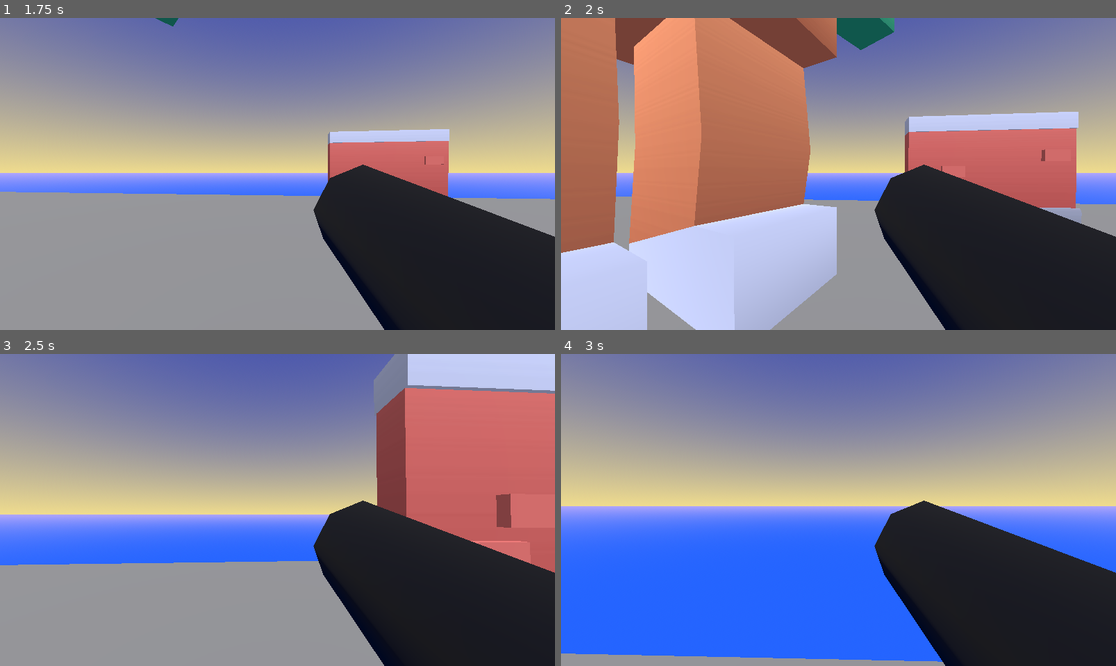
Above: before the commit, frames 1-4 (two rows, left to right).
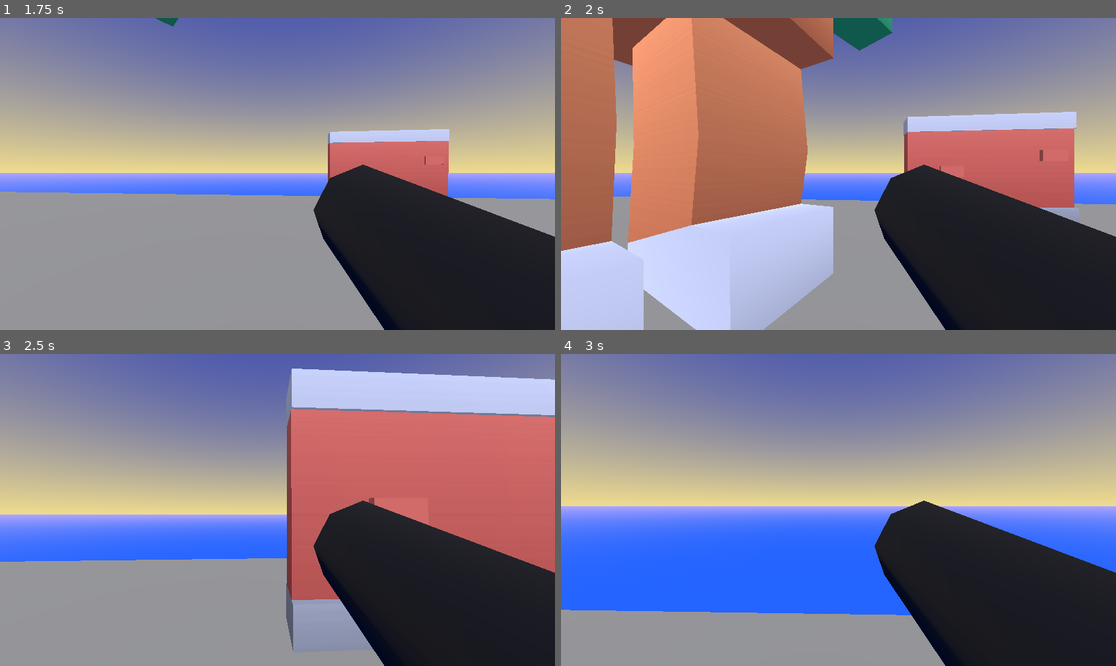
Above: after the commit, the same moments.

Repository: florianvazelle/BossRush
Game: Godot game, scene res://scenes/main.tscn
The game is run twice, just before and just after one commit, with the same random seed, the same clock (stepped at 60 frames per second) and the same inputs.
Inputs (mouse positions are in pixels of both pictures, inside the frame that each line leads up to):
- Up to frame 1 (1.75 s): tap Enter at 0.5 s; move the mouse to (305, 174) at 0.52 s; press the mouse at (305, 174) at 0.53 s; hold W (pm_moveforward) from 0.53 s (still down); tap Space (jump) at 0.77, 1.52 s; move the mouse to (249, 174) at 1.27 s; release the mouse at (249, 174) at 1.28 s; tap Shift (sprint) at 1.35 s
- Up to frame 2 (2 s): keep holding W (pm_moveforward)
- Up to frame 3 (2.5 s): keep holding W (pm_moveforward); move the mouse to (288, 503) at 2.02 s; tap R at 2.1 s
- Up to frame 4 (3 s): keep holding W (pm_moveforward); move the mouse to (832, 516) at 2.77 s; tap T at 2.85 s

Frame 1 is identical in both runs. In frame 2, 2.3% of the frame differs, in the area x 0-94%, y 0-100%; in frame 3, 18%, in the area x 0-100%, y 0-95%; in frame 4, 9.5%.

Commit message:
add player life

Diff:
--- a/scenes/boss/zombie.tscn
+++ b/scenes/boss/zombie.tscn
@@ -5,7 +5,7 @@
 [ext_resource type="PackedScene" uid="uid://df805u6l6lhoh" path="res://scenes/weakpoint.tscn" id="2_7i048"]
 
 [sub_resource type="BoxShape3D" id="BoxShape3D_olkwr"]
-size = Vector3(0.312958, 0.580566, 0.322571)
+size = Vector3(0.312958, 0.763916, 0.322571)
 
 [sub_resource type="BoxShape3D" id="BoxShape3D_hrha5"]
 size = Vector3(0.877441, 0.0971069, 0.165527)
@@ -19,7 +19,7 @@
 script = ExtResource("1_43q1a")
 
 [node name="BodyCollisionShape" type="CollisionShape3D" parent="ZombieBody"]
-transform = Transform3D(10, 0, 0, 0, 10, 0, 0, 0, 10, 0, 4.65441, 0.000335693)
+transform = Transform3D(10, 0, 0, 0, 10, 0, 0, 0, 10, 0, 3.73766, 0.000335693)
 shape = SubResource("BoxShape3D_olkwr")
 
 [node name="ArmsCollisionShape" type="CollisionShape3D" parent="ZombieBody"]
--- a/scenes/player/player.tscn
+++ b/scenes/player/player.tscn
@@ -1,9 +1,10 @@
-[gd_scene load_steps=7 format=3 uid="uid://bdupkh0grwy27"]
+[gd_scene load_steps=8 format=3 uid="uid://bdupkh0grwy27"]
 
 [ext_resource type="PackedScene" uid="uid://lqyku5wn2wo0" path="res://scenes/player/movement_controller.tscn" id="1_t1jcr"]
 [ext_resource type="PackedScene" uid="uid://b8drbos167vf8" path="res://scenes/player/head.tscn" id="2_41iu1"]
 [ext_resource type="Script" path="res://scripts/player/sprint.gd" id="3_bgqcu"]
 [ext_resource type="Script" path="res://scripts/canon.gd" id="5_w0j3b"]
+[ext_resource type="Script" path="res://scripts/player/life.gd" id="6_rny40"]
 [ext_resource type="Script" path="res://scripts/player/footsteep.gd" id="10_jo4mt"]
 
 [sub_resource type="StandardMaterial3D" id="StandardMaterial3D_tb2ry"]
@@ -35,3 +36,6 @@
 feet_path = NodePath("../Head/Foot")
 
 [node name="AudioStreamPlayer" type="AudioStreamPlayer" parent="FootstepComponent" index="0"]
+
+[node name="Life" type="Node" parent="." index="4"]
+script = ExtResource("6_rny40")
--- a/scripts/boss.gd
+++ b/scripts/boss.gd
@@ -84,7 +84,6 @@
 			set_state(State.SETUP_PATTERN)
 
 	elif state == State.SETUP_PATTERN:
-		print(global_position.distance_to(current_pattern.start_pos(current_target)))
 		if global_position.distance_to(current_pattern.start_pos(current_target)) < 2.5:
 			set_state(State.ATTACK)
 
--- /dev/null
+++ b/scripts/player/life.gd
@@ -0,0 +1,28 @@
+extends Node
+
+@export_node_path("CharacterBody3D") var controller_path: NodePath = ^"../"
+
+@export var initial_life := 10
+
+@onready var player: CharacterBody3D = get_node(controller_path)
+@onready var life = initial_life
+
+
+func hit(damage):
+	life -= damage
+
+
+func _process(delta):
+	if life <= 0:
+		dead()
+
+	for index in player.get_slide_collision_count():
+		var collision := player.get_slide_collision(index)
+		var body := collision.get_collider()
+		if body is Boss:
+			hit(1)
+			# TODO: add cooldown
+
+
+func dead():
+	print("dead")
Not shown: 1 places in scenes/main.tscn that only renumber resources
